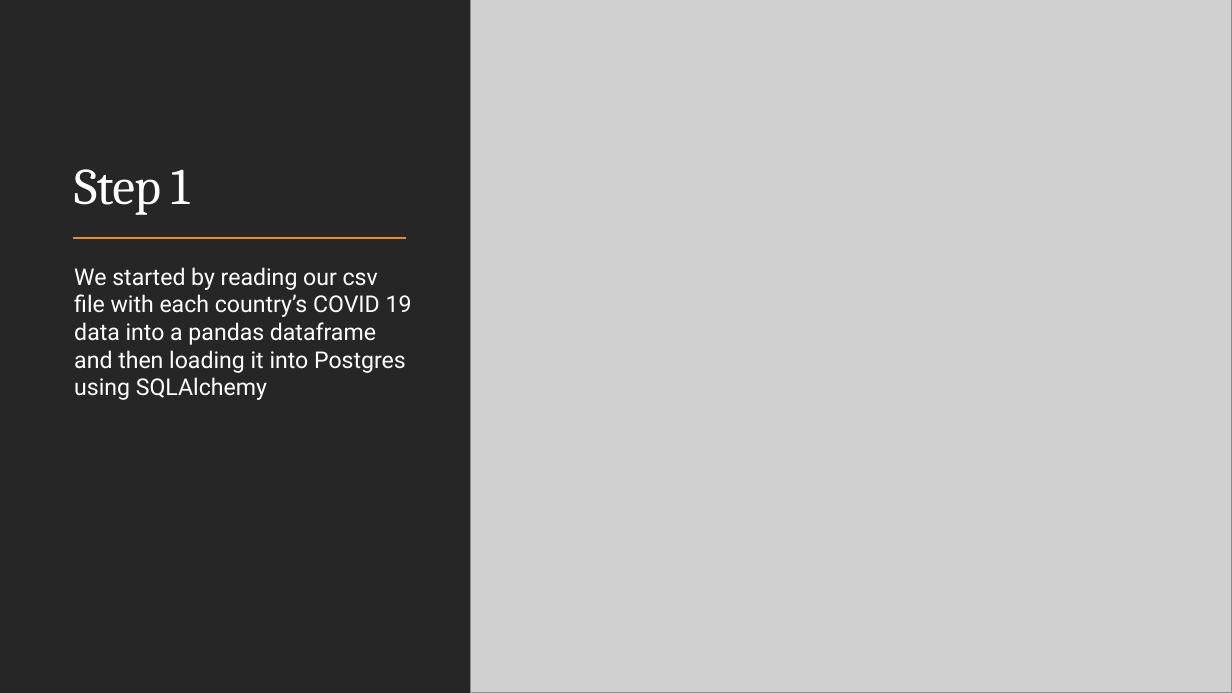
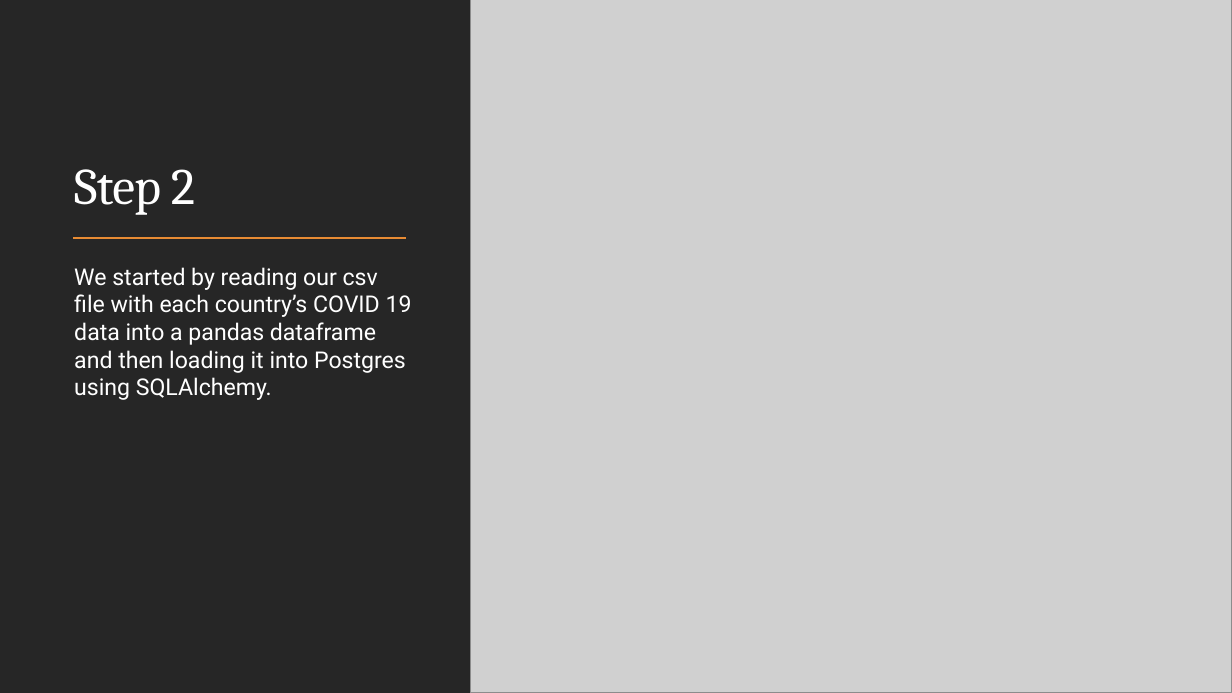
Before and after one commit to MarkMedernach/Project-3, a slide deck: slide 4 of COVID-19_Air Quality.pptx (slide 3 before the commit). Drawn at 1232x693 pixels with LibreOffice and Linux fonts; fonts in the diff are those of the drawing; grey boxes stand for pictures. Boxes give left, top, right and bottom in pixels: in the first picture for what was removed or moved away, otherwise in the second. Text is boxed around its words. In the diff, an @@ line names an element or a change of style, - is before the commit and + after.

```diff
--- a/COVID-19_Air Quality.pptx
+++ b/COVID-19_Air Quality.pptx
@@ title at box(74, 169, 195, 215): text changed @@
-Step 1
+Step 2
@@ text at box(74, 267, 412, 400): text changed @@
-  We started by reading our csv file with each country’s COVID 19 data into a pandas dataframe and then loading it into Postgres using SQLAlchemy
+  We started by reading our csv file with each country’s COVID 19 data into a pandas dataframe and then loading it into Postgres using SQLAlchemy.
```
Also in this commit, not shown: 4 other slides changed, 1 slide added.
